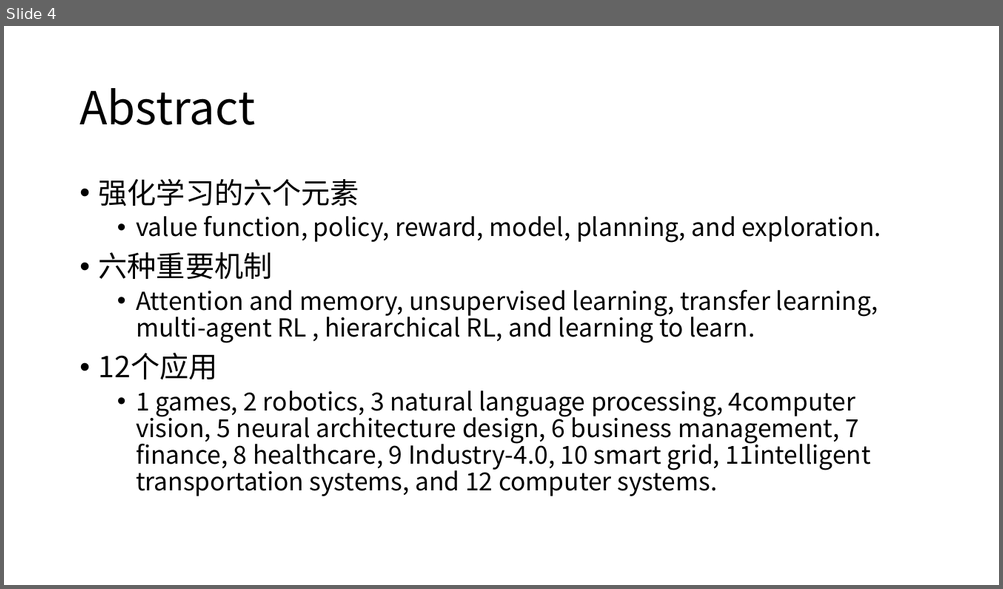
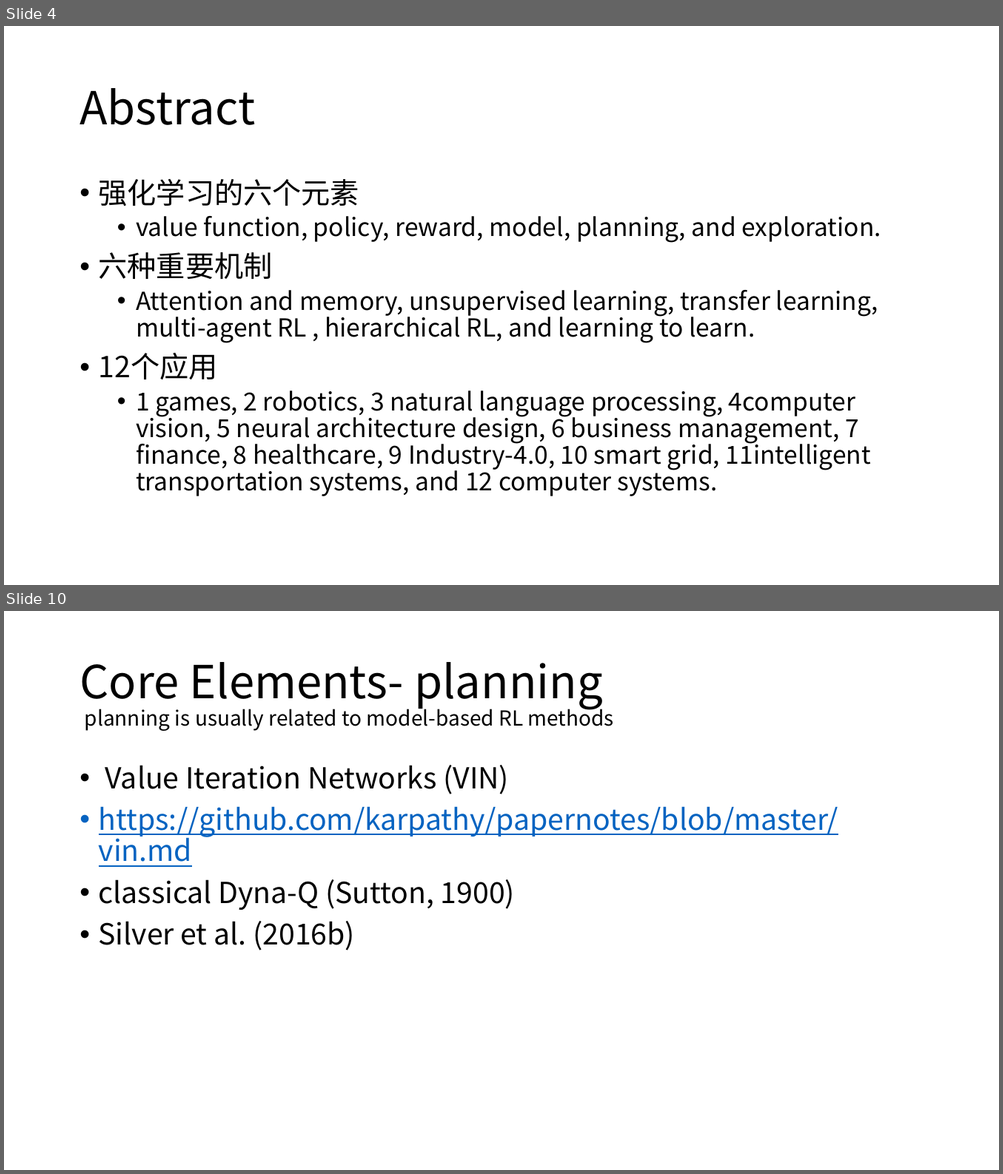
Before and after one commit to kangyongxin/0-RL-GameReviewPapers, a slide deck: Note_RLGameReviewPapers.pptx. Shown one above the other, each under a label of ours: slide 4 before the commit, slides 4 and 10 after it; the slides between them are not shown. The pictures are 1003x589 and 1003x1174 pixels, drawn with LibreOffice and Linux fonts; fonts in the diff are those of the drawing. Boxes give left, top, right and bottom in pixels: in the first picture for what was removed or moved away, otherwise in the second. Text is boxed around its words. In the diff, an @@ line names an element or a change of style, - is before the commit and + after.

```diff
--- a/Note_RLGameReviewPapers.pptx
+++ b/Note_RLGameReviewPapers.pptx
@@ slide 10 added at box(4, 611, 999, 1170), background #FFFFFF @@
@@ title added at box(79, 662, 614, 731), 20 pt, text #000000 @@
+Core Elements- planning
+planning is usually related to model-based RL methods
@@ text added at box(99, 765, 838, 951), 28 pt, text #000000 @@
+• Value Iteration Networks (VIN)
+• https://github.com/karpathy/papernotes/blob/master/vin.md
+• classical Dyna-Q (Sutton, 1900)
+• Silver et al. (2016b)
```
Also in this commit, not shown: 2 slides changed, 15 other slides added, 1 other file.
